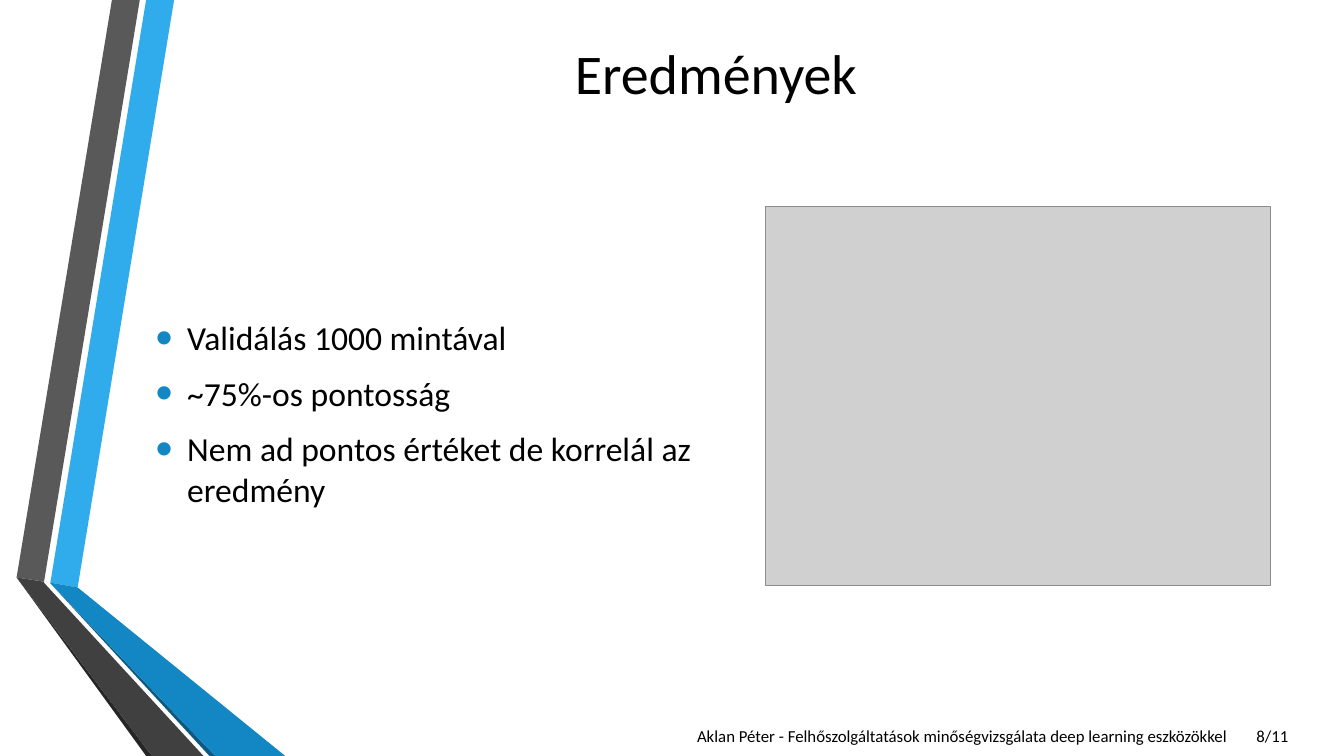
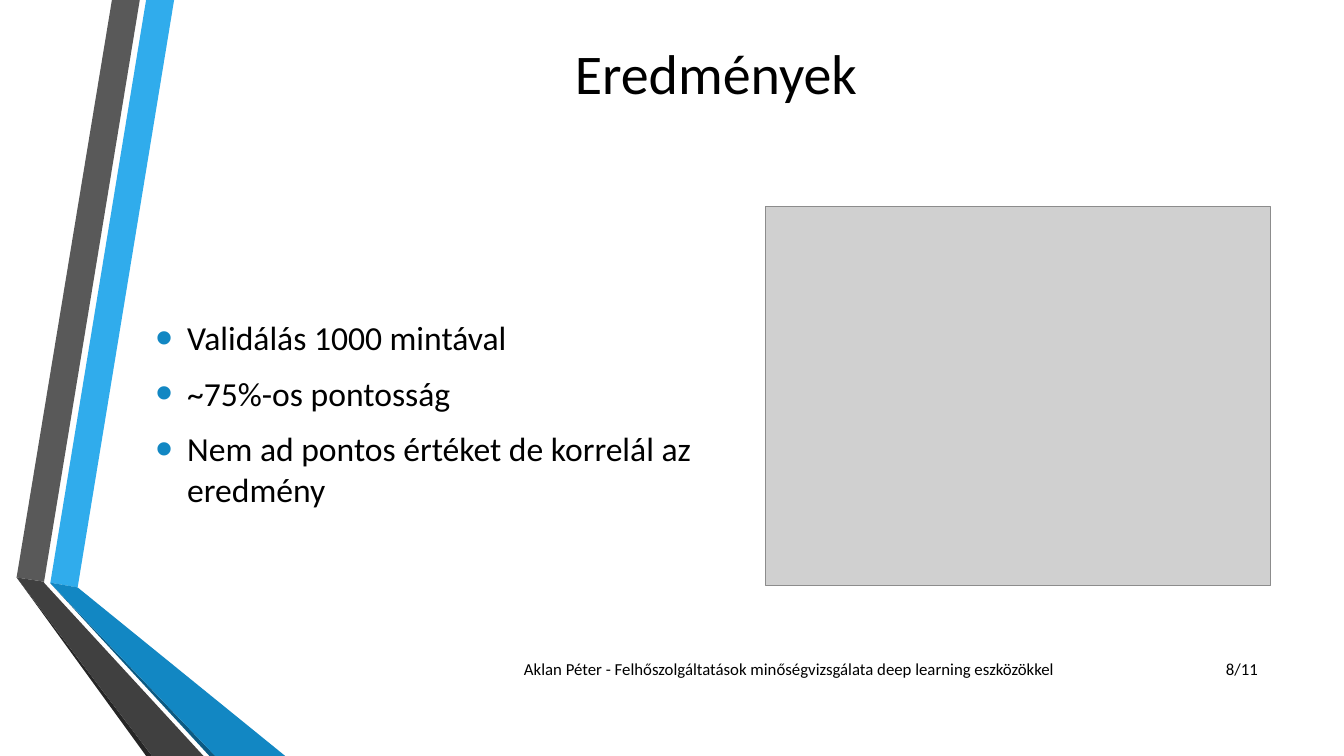
Before and after one commit to Omcsesz/Discord_neural_network, a slide deck: slide 8 of szobeli_szakdolgozat-v2.pptx. Drawn at 1344x756 pixels with LibreOffice and Linux fonts; fonts in the diff are those of the drawing; grey boxes stand for pictures; background and template pictures are left out. Boxes give left, top, right and bottom in pixels: in the first picture for what was removed or moved away, otherwise in the second. Text is boxed around its words. In the diff, an @@ line names an element or a change of style, - is before the commit and + after.

```diff
--- a/szobeli_szakdolgozat-v2.pptx
+++ b/szobeli_szakdolgozat-v2.pptx
@@ text "Aklan Péter - Felhőszolgáltatások minőségvizsgálata ...": place and size @@
-text "Aklan Péter - Felhőszolgáltatások minőségvizsgálata ..." at (697,730,1227,745)
+text "Aklan Péter - Felhőszolgáltatások minőségvizsgálata ..." at (524,663,1053,678)
@@ page number: place and size @@
-page number at (1256,730,1288,743)
+page number at (1226,663,1258,676)
```
